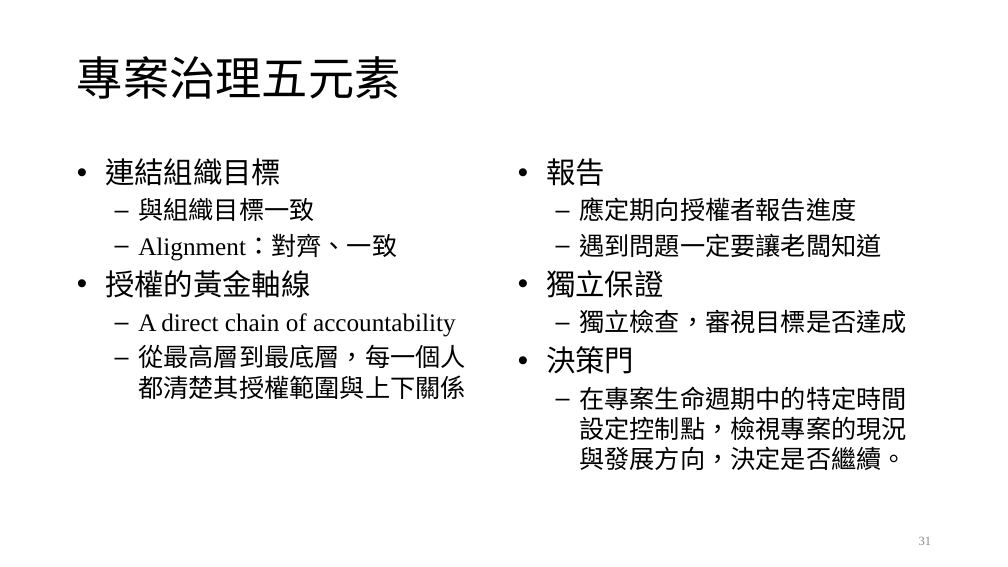
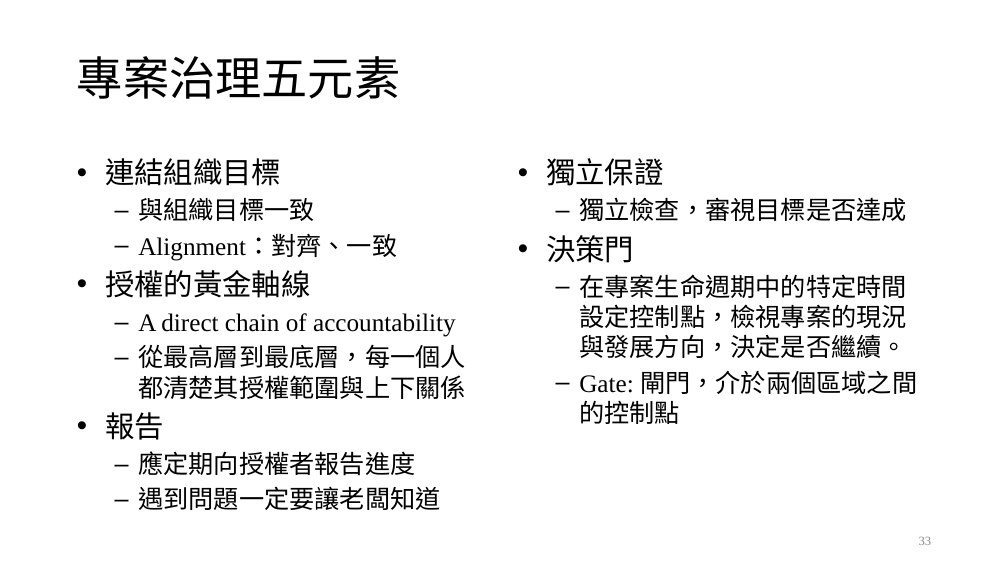
Before and after one commit to ywdeng/uscojywdeng, a slide deck: slide 33 of src/assets/1091/ProjectManagement/CH02/02.pptx (slide 31 before the commit). Drawn at 1008x567 pixels with LibreOffice and Linux fonts; fonts in the diff are those of the drawing. Boxes give left, top, right and bottom in pixels: in the first picture for what was removed or moved away, otherwise in the second. Text is boxed around its words. In the diff, an @@ line names an element or a change of style, - is before the commit and + after.

```diff
--- a/src/assets/1091/ProjectManagement/CH02/02.pptx
+++ b/src/assets/1091/ProjectManagement/CH02/02.pptx
@@ text at [546,158,881,257]: paragraphs removed @@
-• 報告
-  – 應定期向授權者報告進度
-  – 遇到問題一定要讓老闆知道
@@ text at [579,371,917,424]: paragraph added @@
+  – Gate: 閘門，介於兩個區域之間的控制點
@@ text at [105,412,440,510]: paragraphs added @@
+• 報告
+  – 應定期向授權者報告進度
+  – 遇到問題一定要讓老闆知道
@@ page number at [919,537,932,545]: text changed @@
-31
+33
```
Also in this commit, not shown: 12 other slides changed, 7 slides added, 2 slides removed, 3 other files.
